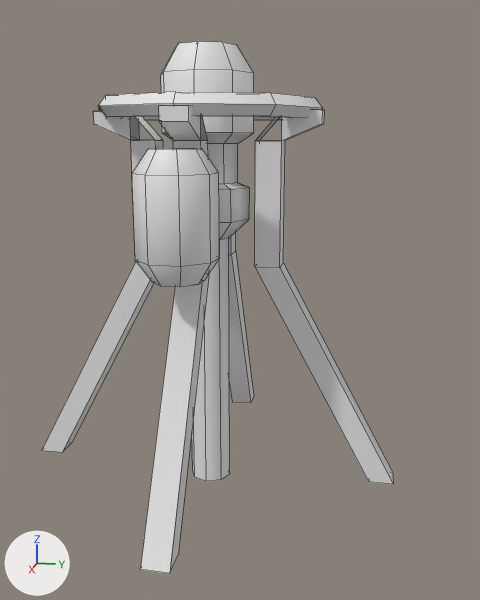
An edit to the FBX model Assets/Goat/Models/Scifi Kit/FarmLiquid.fbx, drawn before and after from the same camera.
Before and after are seen from a 50 mm camera at (3.01, 0.75, 1.67) aimed at (0.01, 0.15, 0.92). The lights are fixed; the arrows at lower left show +X, +Y and +Z. Mesh edges are drawn as thin lines. Where no turn or scale is listed for an object, it has been applied to the vertices. Vertices at the same position are counted once.

In view in the first picture: 'FarmOil', 'FarmOil(Pump)'.
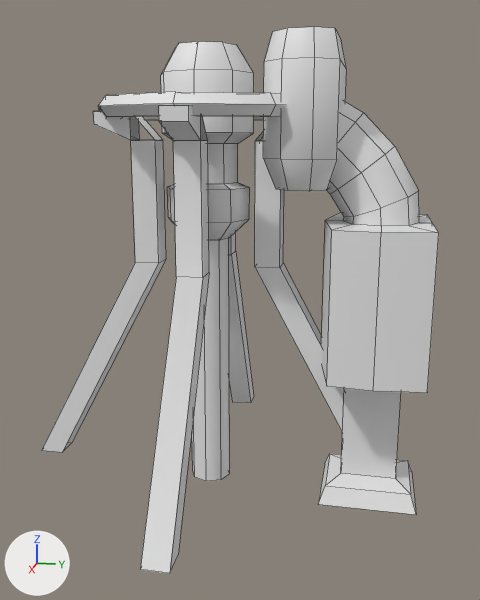
The newer file is also rescaled (x0.5) as a whole; pictures and numbers use the older file's frame.

Changed parts and their boxes (x1, y1, x2, y2) in the pictures (480 x 600 px):
'FarmOil', reshaped (13% wider, 13% taller): before (42, 92, 393, 573); after (42, 27, 439, 573)
part 1 of me_cylinder, added: after (321, 101, 439, 393)
part 2 of me_cylinder, added: after (263, 27, 347, 191)
part 3 of me_cylinder, added: after (318, 388, 416, 515)
part 4 of me_cylinder, deleted: before (132, 148, 220, 287)

The edits, one by one:
me_cylinder is used by ob_farmoil; location (0.0, 0.0, 0.0).
me_cylinder had 168 vertices, 142 faces and spanned x -0.9..0.9, y -0.9..0.91, z 0.0..1.83.
me_cylinder now has 241 vertices, 206 faces and spans x -0.9..0.9, y -0.9..1.01, z 0.0..2.08.
me_cylinder part 1: a new loose piece of 57 vertices spanning x -0.34..0.34, y 0.38..1.01, z 0.64..1.88, in mat_vertcolor (white #e7e7e7).
me_cylinder part 2: a new loose piece of 32 vertices spanning x -0.3..0.3, y 0.29..0.6, z 1.45..2.08, in mat_vertcolor (white #e7e7e7).
me_cylinder part 3: a new loose piece of 16 vertices spanning x -0.2..0.2, y 0.56..1.01, z 0.0..0.76, in mat_vertcolor (white #e7e7e7).
me_cylinder part 4: the loose piece of 32 vertices spanning x 0.35..0.66, y -0.16..0.16, z 1.11..1.62 is deleted.
